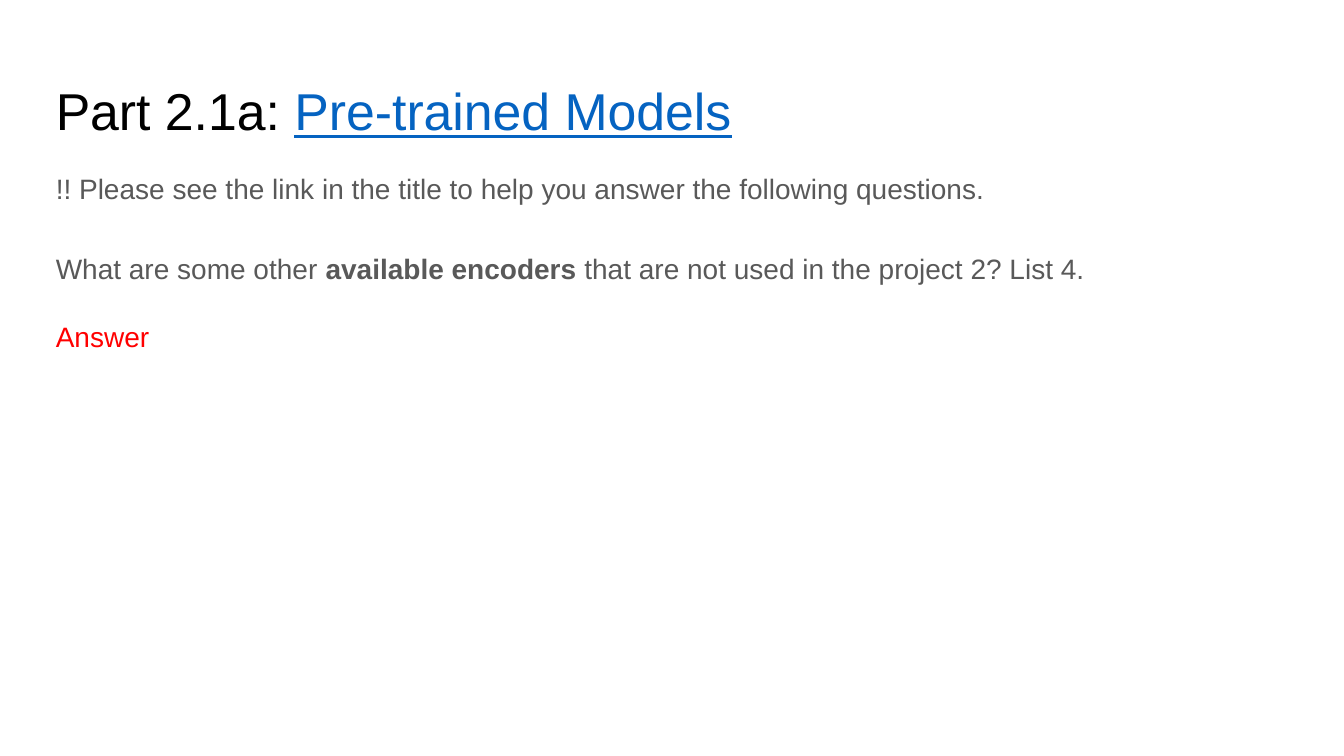
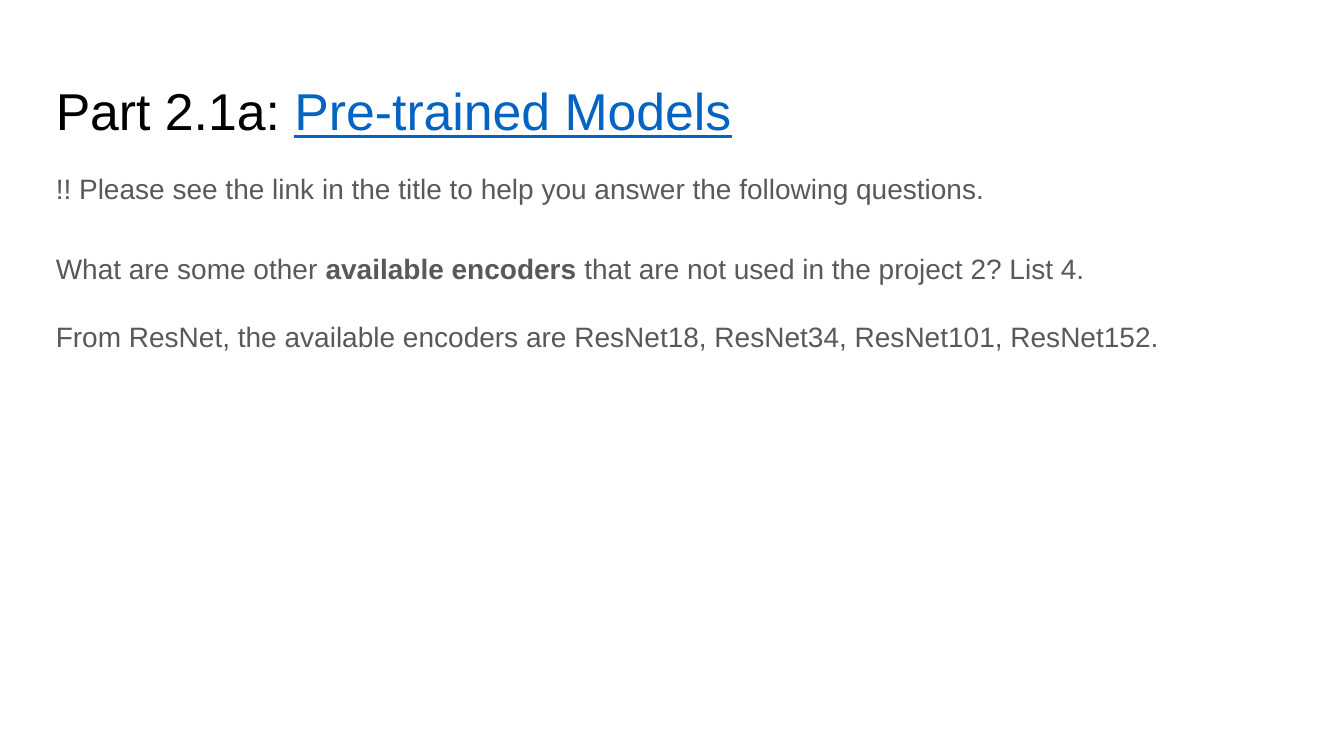
Before and after one commit to AaronLopes/vision-projs, a slide deck: slide 5 of proj2_release/proj2_template.pptx. Drawn at 1344x756 pixels with LibreOffice and Linux fonts; fonts in the diff are those of the drawing. Boxes give left, top, right and bottom in pixels: in the first picture for what was removed or moved away, otherwise in the second. Text is boxed around its words. In the diff, an @@ line names an element or a change of style, - is before the commit and + after.

```diff
--- a/proj2_release/proj2_template.pptx
+++ b/proj2_release/proj2_template.pptx
@@ text at (x1=56, y1=326, x2=1158, y2=351): text changed; text colour #FF0000 to #595959 @@
-Answer
+From ResNet, the available encoders are ResNet18, ResNet34, ResNet101, ResNet152.
```
Also in this commit, not shown: 8 other slides changed, 46 other files.
